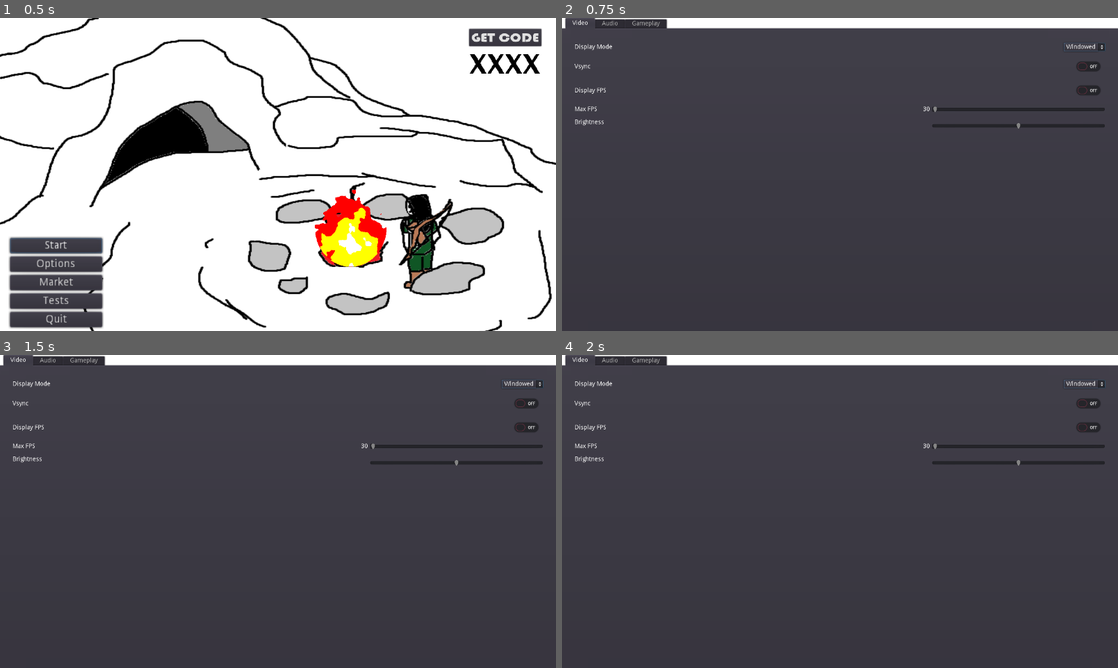
Above: before the commit, frames 1-4 (two rows, left to right).
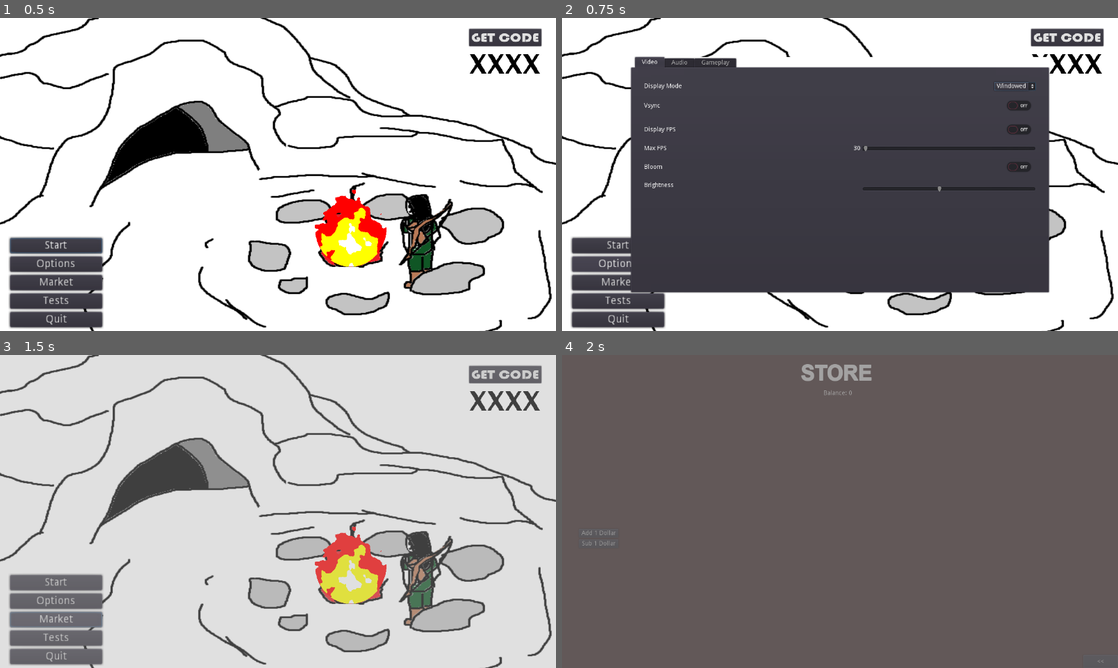
Above: after the commit, the same moments.

Repository: rwyndrum4/MENDAX
Game: Godot game, scene res://Scenes/mainMenu/mainMenu.tscn
Two runs of this game, one before a commit and one after it. Both use one fixed random seed, a clock stepped at 60 frames per second and the inputs below.
Inputs:
- Up to frame 1 (0.5 s): no input
- Up to frame 2 (0.75 s): click "Options" at 0.5 s
- Up to frame 3 (1.5 s): click "Market" at 1.25 s
- Up to frame 4 (2 s): no input

Frame 1 is identical in both runs. In frame 2, 42% of the frame differs, in the area x 0-100%, y 0-100%; in frame 3, 94%; in frame 4, 100%.

Commit message:
Finishing settings menu - You can now change brightness of the main menu scene - You can add bloom to scene (work in progress, need to add to specific nodes instead of whole screen) - Master Volume, Music Volume, and SFX volume now functional - Changed popup methos of settigns menu to ratio version, works a lot better with centering to screen - Added two new audio busses to work with master volume (music and sfx, tutorial in discord)

Diff:
--- a/game/Loader/globalSettings.gd
+++ b/game/Loader/globalSettings.gd
@@ -14,8 +14,12 @@
 
 # Engine Signals - Most of these are just defined and not used as of yet
 signal fpsDisplayed(value)
+signal bloomToggled(value)
 signal brightnessUpdated(value)
 signal mouseSenseUpdated(value)
+
+# Member Variables
+var MIN_VOLUME = -20
 
 """
 /*
@@ -80,6 +84,19 @@
 """
 /*
 * @pre Function is called from within settingsMenu.gd
+* @post function to toggle on bloom
+* @param value -> boolean
+* @return None
+*/
+"""
+func toggle_bloom(value):
+	emit_signal("bloomToggled",value)
+	Save.game_data.bloom_on = value
+	Save.save_data()
+
+"""
+/*
+* @pre Function is called from within settingsMenu.gd
 * @post function to change brigtness
 *	not full implemented yet
 * @param value -> integer
@@ -104,3 +121,39 @@
 	emit_signal("mouseSenseUpdated",value)
 	Save.game_data.mouse_sens = value
 	Save.save_data()
+
+"""
+/*
+* @pre Function is called from within settingsMenu.gd
+* @post function sets volume of the corresponding bus index passed in
+* @param bus_idx -> integer, value -> integer
+* @return None
+*/
+"""
+func update_volume(bus_idx,value):
+	var was_mute = false #variable to tell if volume was muted and needs to be changed
+	###########################################################################
+	#Set audio bus and save data to file
+	AudioServer.set_bus_volume_db(bus_idx,value)
+	if bus_idx == 0:
+		if Save.game_data.master_vol == MIN_VOLUME:
+			was_mute = true
+		Save.game_data.master_vol = value
+	elif bus_idx == 1:
+		if Save.game_data.music_vol == MIN_VOLUME:
+			was_mute = true
+		Save.game_data.music_vol = value
+	elif bus_idx == 2:
+		if Save.game_data.sfx_vol == MIN_VOLUME:
+			was_mute = true
+		Save.game_data.sfx_vol = value
+	else:
+		print("ERROR: Non-identifiable bus index passed in")
+	###########################################################################
+	# if the value is a min, mute the bus
+	if value == MIN_VOLUME:
+		AudioServer.set_bus_mute(bus_idx, not AudioServer.is_bus_mute(bus_idx))
+	# if the previous value was a min and now isn't, unmute the bus
+	if was_mute and value != MIN_VOLUME:
+		AudioServer.set_bus_mute(bus_idx, false)
+	Save.save_data()
--- a/game/Loader/save.gd
+++ b/game/Loader/save.gd
@@ -43,6 +43,7 @@
 			"vsync_on": false,
 			"display_fps": false,
 			"max_fps": 0,
+			"bloom_on": false,
 			"brightness": 1,
 			"master_vol": -10,
 			"music_vol": -10,
--- a/game/Scenes/SettingsMenu/settingsMenu.gd
+++ b/game/Scenes/SettingsMenu/settingsMenu.gd
@@ -11,12 +11,18 @@
 
 extends Popup
 
+# Member Variables
+var MASTER_VOLUME = 0 #corresponds to master volume bus
+var MUSIC_VOLUME = 1 #corresponds to music volume bus
+var SFX_VOLUME = 2 #corrsponds to sfx volume bus
+
 # Video Settings
 onready var displayOptions = $SettingsTabs/Video/MarginContainer/videoSettings/DisplayOptionsButton
 onready var vsyncButton = $SettingsTabs/Video/MarginContainer/videoSettings/VsyncButton
 onready var displayFpsButton = $SettingsTabs/Video/MarginContainer/videoSettings/DisplayFpsButton
 onready var maxFpsVal = $SettingsTabs/Video/MarginContainer/videoSettings/FpsSlider/MaxFpsVal
 onready var maxFpsSlider = $SettingsTabs/Video/MarginContainer/videoSettings/FpsSlider/MaxFpsSlider
+onready var bloomButton = $SettingsTabs/Video/MarginContainer/videoSettings/BloomButton
 onready var brightnessSlider = $SettingsTabs/Video/MarginContainer/videoSettings/Brightness/BrightnessSlider
 
 # Audio Settings
@@ -46,10 +52,14 @@
 	displayFpsButton.pressed = Save.game_data.display_fps
 	#instancing Fps slider
 	maxFpsSlider.value = Save.game_data.max_fps
+	#instancing bloom
+	bloomButton.pressed = Save.game_data.bloom_on
 	#instancing brightness
 	brightnessSlider.value = Save.game_data.brightness
-	#instancing Master Volume
+	#instancing Volume sliders
 	masterVolSlider.value = Save.game_data.master_vol
+	musicVolSlider.value = Save.game_data.music_vol
+	sfxVolSlider.value = Save.game_data.sfx_vol
 	#instancing Mouse Sens
 	mouseSlider.value = Save.game_data.mouse_sens
 
@@ -100,6 +110,18 @@
 
 """
 /*
+* @pre called when the bloom button is pressed
+* @post calls toggle_bloom function in globalSettings.gd
+* @param button_pressed -> boolean
+
+* @return None
+*/
+"""
+func _on_BloomButton_toggled(button_pressed):
+	GlobalSettings.toggle_bloom(button_pressed)
+
+"""
+/*
 * @pre called when the brightness slider is moved
 * @post calls update_brightness function in globalSettings.gd
 * @param button_pressed -> integer
@@ -108,18 +130,6 @@
 """
 func _on_BrightnessSlider_value_changed(value):
 	GlobalSettings.update_brightness(value)
-
-##called when the master volume slider is moved
-#func _on_MasterVolSlider_value_changed(value):
-#	pass
-#
-##called when the music volume slider is moved
-#func _on_MusicVolSlider_value_changed(value):
-#	pass # Replace with function body.
-#
-#
-#func _on_SfxVolSlider_value_changed(value):
-#	pass # Replace with function body.
 
 """
 /*
@@ -132,3 +142,36 @@
 func _on_MouseSensSlider_value_changed(value):
 	GlobalSettings.update_mouse_sens(value)
 	mouseVal.text = str(value)
+
+"""
+/*
+* @pre called when the master volume slider is moved
+* @post calls update_volume function in globalSettings.gd with master param
+* @param button_pressed -> integer
+* @return None
+*/
+"""
+func _on_MasterVolSlider_value_changed(value):
+	GlobalSettings.update_volume(MASTER_VOLUME,value)
+
+"""
+/*
+* @pre called when the master volume slider is moved
+* @post calls update_volume function in globalSettings.gd with music param
+* @param button_pressed -> integer
+* @return None
+*/
+"""
+func _on_MusicVolSlider_value_changed(value):
+	GlobalSettings.update_volume(MUSIC_VOLUME,value)
+
+"""
+/*
+* @pre called when the master volume slider is moved
+* @post calls update_volume function in globalSettings.gd with sfx param
+* @param button_pressed -> integer
+* @return None
+*/
+"""
+func _on_SfxVolSlider_value_changed(value):
+	GlobalSettings.update_volume(SFX_VOLUME,value)
--- a/game/Scenes/SettingsMenu/settingsMenu.tscn
+++ b/game/Scenes/SettingsMenu/settingsMenu.tscn
@@ -111,6 +111,19 @@
 max_value = 500.0
 value = 500.0
 
+[node name="BloomLabel" type="Label" parent="SettingsTabs/Video/MarginContainer/videoSettings"]
+margin_top = 189.0
+margin_right = 87.0
+margin_bottom = 203.0
+text = "Bloom"
+
+[node name="BloomButton" type="CheckButton" parent="SettingsTabs/Video/MarginContainer/videoSettings"]
+margin_left = 1146.0
+margin_top = 176.0
+margin_right = 1222.0
+margin_bottom = 216.0
+size_flags_horizontal = 10
+
 [node name="BrightnessLabel" type="Label" parent="SettingsTabs/Video/MarginContainer/videoSettings"]
 margin_top = 231.0
 margin_right = 87.0
@@ -131,6 +144,7 @@
 rect_min_size = Vector2( 400, 0 )
 size_flags_horizontal = 10
 size_flags_vertical = 1
+min_value = 0.2
 max_value = 2.0
 step = 0.1
 value = 1.0
@@ -178,7 +192,7 @@
 rect_min_size = Vector2( 400, 0 )
 size_flags_horizontal = 10
 size_flags_vertical = 1
-min_value = -50.0
+min_value = -20.0
 max_value = 0.0
 value = -10.0
 
@@ -201,7 +215,7 @@
 rect_min_size = Vector2( 400, 0 )
 size_flags_horizontal = 10
 size_flags_vertical = 1
-min_value = -50.0
+min_value = -20.0
 max_value = 0.0
 value = -10.0
 
@@ -225,7 +239,7 @@
 rect_min_size = Vector2( 400, 0 )
 size_flags_horizontal = 10
 size_flags_vertical = 1
-min_value = -50.0
+min_value = -20.0
 max_value = 0.0
 value = -10.0
 
@@ -289,8 +303,9 @@
 [connection signal="toggled" from="SettingsTabs/Video/MarginContainer/videoSettings/VsyncButton" to="." method="_on_VsyncButton_toggled"]
 [connection signal="toggled" from="SettingsTabs/Video/MarginContainer/videoSettings/DisplayFpsButton" to="." method="_on_DisplayFpsButton_toggled"]
 [connection signal="value_changed" from="SettingsTabs/Video/MarginContainer/videoSettings/FpsSlider/MaxFpsSlider" to="." method="_on_MaxFpsSlider_value_changed"]
+[connection signal="toggled" from="SettingsTabs/Video/MarginContainer/videoSettings/BloomButton" to="." method="_on_BloomButton_toggled"]
 [connection signal="value_changed" from="SettingsTabs/Video/MarginContainer/videoSettings/Brightness/BrightnessSlider" to="." method="_on_BrightnessSlider_value_changed"]
 [connection signal="value_changed" from="SettingsTabs/Audio/MarginContainer/audioSettings/MasterVol/MasterVolSlider" to="." method="_on_MasterVolSlider_value_changed"]
-[connection signal="value_changed" from="SettingsTabs/Audio/MarginContainer/audioSettings/MusicVal/MusicVolSlider" to="." method="_on_MusicValSlider_value_changed"]
+[connection signal="value_changed" from="SettingsTabs/Audio/MarginContainer/audioSettings/MusicVal/MusicVolSlider" to="." method="_on_MusicVolSlider_value_changed"]
 [connection signal="value_changed" from="SettingsTabs/Audio/MarginContainer/audioSettings/SfxVol/SfxVolSlider" to="." method="_on_SfxVolSlider_value_changed"]
 [connection signal="value_changed" from="SettingsTabs/Gameplay/GameplaySettings/audioSettings/MouseSense/MouseSensSlider" to="." method="_on_MouseSensSlider_value_changed"]
--- a/game/Scenes/fpsDisplay/fpsLabel.gd
+++ b/game/Scenes/fpsDisplay/fpsLabel.gd
@@ -19,6 +19,7 @@
 */
 """
 func _ready():
+	# warning-ignore:return_value_discarded
 	GlobalSettings.connect("fpsDisplayed", self, "_on_fps_displayed")
 
 """
@@ -29,7 +30,7 @@
 * @return None
 */
 """
-func _process(delta):
+func _process(_delta): # _delta means delta is not used, change to delta if not the case
 	text = "FPS: %s" % [Engine.get_frames_per_second()]
 
 """
--- a/game/Scenes/mainMenu/mainMenu.gd
+++ b/game/Scenes/mainMenu/mainMenu.gd
@@ -10,10 +10,11 @@
 
 extends Control
 
-
-# Declare member variables here. Examples:
+# Member Variables
+onready var startButton = $VBoxContainer/Start
 onready var settingsMenu = $SettingsMenu
 onready var fpsLabel = $fpsLabel
+onready var worldEnv = $WorldEnvironment
 
 
 """
@@ -25,8 +26,17 @@
 */
 """
 func _ready():
-	$VBoxContainer/Start.grab_focus()
+	#Grab focus on start button so keys can be used to navigate buttons
+	startButton.grab_focus()
+	#Call function to use user saved fps
 	fpsLabel._on_fps_displayed(Save.game_data.display_fps)
+	#Call functions to use user saved brightness and bloom values
+	worldEnv._on_brightness_toggled(Save.game_data.brightness)
+	worldEnv._on_bloom_toggled(Save.game_data.bloom_on)
+	#Call functions to sync audio settings with user save
+	settingsMenu._on_MasterVolSlider_value_changed(Save.game_data.master_vol)
+	settingsMenu._on_MusicVolSlider_value_changed(Save.game_data.music_vol)
+	settingsMenu._on_SfxVolSlider_value_changed(Save.game_data.sfx_vol)
 
 
 # Called every frame. 'delta' is the elapsed time since the previous frame.
@@ -56,7 +66,7 @@
 */
 """
 func _on_Options_pressed():
-	settingsMenu.popup_centered()
+	settingsMenu.popup_centered_ratio()
 
 """
 /*
--- a/game/Scenes/mainMenu/mainMenu.tscn
+++ b/game/Scenes/mainMenu/mainMenu.tscn
@@ -8,6 +8,7 @@
 [ext_resource path="res://Assets/fire5.png" type="Texture" id=6]
 [ext_resource path="res://Scenes/fpsDisplay/fpsLabel.tscn" type="PackedScene" id=7]
 [ext_resource path="res://Assets/ARIALBD.TTF" type="DynamicFontData" id=8]
+[ext_resource path="res://Scenes/worldEnvironment/worldEnv.tscn" type="PackedScene" id=9]
 
 [sub_resource type="DynamicFont" id=1]
 size = 38
@@ -54,6 +55,8 @@
 margin_right = 50.0
 margin_bottom = 50.0
 script = ExtResource( 1 )
+
+[node name="WorldEnvironment" parent="." instance=ExtResource( 9 )]
 
 [node name="TextureRect" type="TextureRect" parent="."]
 anchor_right = 1.0
--- a/game/Scenes/sceneTrans/SceneTrans.gd
+++ b/game/Scenes/sceneTrans/SceneTrans.gd
@@ -19,5 +19,6 @@
 func change_scene(target: String) -> void:
 	$AnimationPlayer.play("DISSOLVE")
 	yield($AnimationPlayer, 'animation_finished')
+	# warning-ignore:return_value_discarded
 	get_tree().change_scene(target)
 	$AnimationPlayer.play_backwards("DISSOLVE")
--- /dev/null
+++ b/game/Scenes/worldEnvironment/worldEnv.gd
@@ -0,0 +1,46 @@
+"""
+* Programmer Name - Ben Moeller
+* Description - File for controlling the wolrd environment (aka brightness and bloom of scene)
+* Date Created - 9/25/2022
+* Date Revisions:
+* Citations:
+	Based on tutorial from https://www.youtube.com/watch?v=cQkEPej_gRU
+"""
+
+extends WorldEnvironment
+
+"""
+/*
+* @pre called when environment is loaded
+* @post connects signals from globalSettings.gd
+* @param None
+* @return None
+*/
+"""
+func _ready():
+	# warning-ignore:return_value_discarded
+	GlobalSettings.connect("bloomToggled", self, "_on_bloom_toggled")
+	# warning-ignore:return_value_discarded
+	GlobalSettings.connect("brightnessUpdated", self, "_on_brightness_toggled")
+
+"""
+/*
+* @pre called when received bloom signal
+* @post changes glow_enabled to valule passed in
+* @param value -> boolean
+* @return None
+*/
+"""
+func _on_bloom_toggled(value):
+	environment.glow_enabled = value
+
+"""
+/*
+* @pre called when received brightness signal
+* @post changes adjust_brightness to valule passed in
+* @param value -> float (0.2 - 2.0)
+* @return None
+*/
+"""
+func _on_brightness_toggled(value):
+	environment.adjustment_brightness = value
--- /dev/null
+++ b/game/Scenes/worldEnvironment/worldEnv.tscn
@@ -0,0 +1,13 @@
+[gd_scene load_steps=3 format=2]
+
+[ext_resource path="res://Scenes/worldEnvironment/worldEnv.gd" type="Script" id=1]
+
+[sub_resource type="Environment" id=1]
+background_mode = 4
+glow_blend_mode = 0
+glow_hdr_threshold = 0.28
+adjustment_enabled = true
+
+[node name="WorldEnvironment" type="WorldEnvironment"]
+environment = SubResource( 1 )
+script = ExtResource( 1 )
--- a/game/StoreElements/StoreVars.tscn
+++ b/game/StoreElements/StoreVars.tscn
@@ -74,10 +74,12 @@
 [node name="Kaching" type="AudioStreamPlayer" parent="."]
 stream = ExtResource( 4 )
 volume_db = -26.277
+bus = "SFX"
 
 [node name="tavernbg" type="AudioStreamPlayer" parent="."]
 stream = ExtResource( 5 )
 volume_db = -27.092
+bus = "Music"
 
 [connection signal="pressed" from="Node2D/VBoxContainer/addMoney" to="." method="_on_addMoney_pressed"]
 [connection signal="pressed" from="Node2D/VBoxContainer/subMoney" to="." method="_on_subMoney_pressed"]
--- /dev/null
+++ b/game/default_bus_layout.tres
@@ -0,0 +1,15 @@
+[gd_resource type="AudioBusLayout" format=2]
+
+[resource]
+bus/1/name = "Music"
+bus/1/solo = false
+bus/1/mute = false
+bus/1/bypass_fx = false
+bus/1/volume_db = 0.0
+bus/1/send = "Master"
+bus/2/name = "SFX"
+bus/2/solo = false
+bus/2/mute = false
+bus/2/bypass_fx = false
+bus/2/volume_db = 0.0
+bus/2/send = "Master"
Not shown: 1 places in game/Scenes/mainMenu/mainMenu.tscn that only renumber resources
